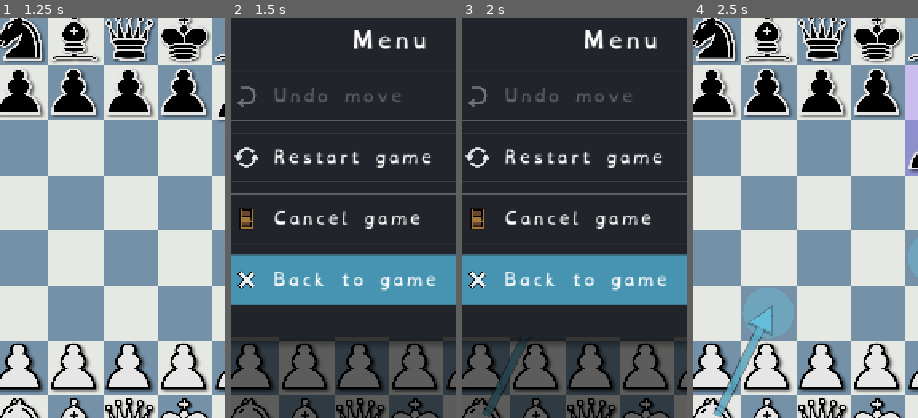
Above: before the commit, frames 1-4 (left to right).
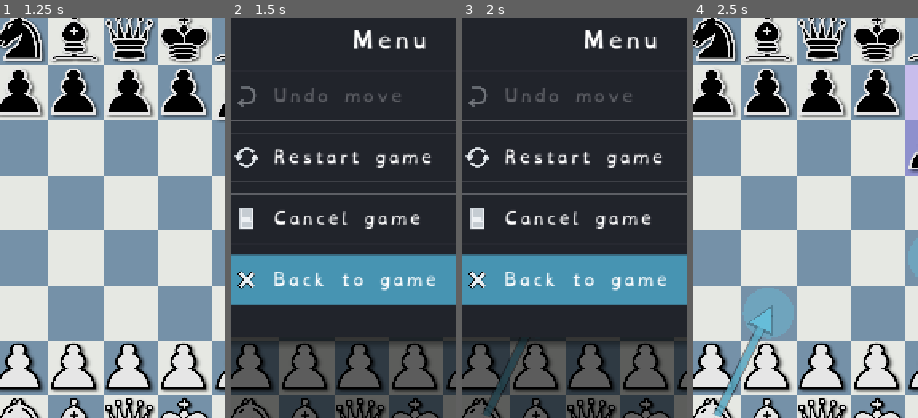
Above: after the commit, the same moments.

Repository: Hatscat/limpidchess
Game: Godot game, scene res://scenes/home.tscn
Same seed, same stepped clock (60 frames per second), same inputs: the game is played once before the commit and once after it.
Inputs (mouse positions are % of the whole screen's width and height, from its top left):
- Up to frame 1 (1.25 s): click (50, 41) at 0.5 s
- Up to frame 2 (1.5 s): click (8, 5) at 1.25 s
- Up to frame 3 (2 s): no input
- Up to frame 4 (2.5 s): click "Back to game" at 2 s
The pictures show only the part of the screen within x 15-65%, y 32-82%; the shares and areas given below are measured in that part.

Frame 1 is identical in both runs. In frame 2, 0.3% of the frame differs, in the area x 3-10%, y 47-53%; in frame 3, 0.3%; in frame 4, nothing differs.

Commit message:
feat: improve settings dialog

Diff:
--- a/scenes/home.tscn
+++ b/scenes/home.tscn
@@ -7,6 +7,7 @@
 [ext_resource type="Texture2D" uid="uid://boxc5a1vecvuj" path="res://assets/pieces/w_pawn.png" id="5_wpawn"]
 [ext_resource type="Texture2D" uid="uid://cw8pcxwr83nff" path="res://assets/pieces/b_pawn.png" id="6_bpawn"]
 [ext_resource type="Texture2D" uid="uid://dr03fdrxbna2q" path="res://assets/icons/gear.svg" id="7_gear"]
+[ext_resource type="Texture2D" uid="uid://ovf8opbnaxrt" path="res://assets/icons/close.png" id="8_close"]
 
 [sub_resource type="StyleBoxFlat" id="sb_pill"]
 content_margin_left = 14.0
@@ -347,9 +348,9 @@
 anchor_right = 0.5
 anchor_bottom = 0.5
 offset_left = -300.0
-offset_top = -312.0
+offset_top = -270.0
 offset_right = 300.0
-offset_bottom = 312.0
+offset_bottom = 270.0
 grow_horizontal = 2
 grow_vertical = 2
 theme_override_styles/panel = SubResource("sb_card")
@@ -365,6 +366,14 @@
 text = "Settings"
 horizontal_alignment = 1
 
+[node name="SoundToggle" type="Button" parent="SettingsOverlay/Card/VBox" unique_id=421554718]
+unique_name_in_owner = true
+custom_minimum_size = Vector2(0, 60)
+layout_mode = 2
+focus_mode = 0
+theme_override_font_sizes/font_size = 22
+text = "Sound"
+
 [node name="LangLabel" type="Label" parent="SettingsOverlay/Card/VBox" unique_id=1543917673]
 modulate = Color(1, 1, 1, 0.55)
 layout_mode = 2
@@ -376,24 +385,6 @@
 unique_name_in_owner = true
 layout_mode = 2
 theme_override_constants/separation = 12
-
-[node name="SoundToggle" type="Button" parent="SettingsOverlay/Card/VBox" unique_id=421554718]
-unique_name_in_owner = true
-custom_minimum_size = Vector2(0, 60)
-layout_mode = 2
-focus_mode = 0
-theme_override_font_sizes/font_size = 22
-text = "Sound"
-
-[node name="CloseBtn" type="Button" parent="SettingsOverlay/Card/VBox" unique_id=1146732593]
-custom_minimum_size = Vector2(0, 64)
-layout_mode = 2
-focus_mode = 0
-theme_override_font_sizes/font_size = 24
-theme_override_styles/normal = SubResource("sb_ghost")
-theme_override_styles/pressed = SubResource("sb_ghost")
-theme_override_styles/hover = SubResource("sb_ghost")
-text = "Close"
 
 [node name="ResetBtn" type="Button" parent="SettingsOverlay/Card/VBox" unique_id=731904882]
 unique_name_in_owner = true
@@ -408,9 +399,28 @@
 theme_override_styles/hover = SubResource("sb_ghost")
 text = "Reset save (dev)"
 
+[node name="CloseX" type="Button" parent="SettingsOverlay" unique_id=1146732594]
+layout_mode = 1
+anchors_preset = 8
+anchor_left = 0.5
+anchor_top = 0.5
+anchor_right = 0.5
+anchor_bottom = 0.5
+offset_left = 216.0
+offset_top = -256.0
+offset_right = 280.0
+offset_bottom = -192.0
+grow_horizontal = 2
+grow_vertical = 2
+focus_mode = 0
+icon = ExtResource("8_close")
+flat = true
+icon_alignment = 1
+expand_icon = true
+
 [connection signal="pressed" from="TopBar/Settings" to="." method="_on_settings_pressed"]
 [connection signal="pressed" from="Center/VBox/PlayCard" to="." method="_on_play_pressed"]
 [connection signal="pressed" from="Center/VBox/PassPlay" to="." method="_on_pass_play_pressed"]
 [connection signal="pressed" from="SettingsOverlay/Card/VBox/SoundToggle" to="." method="_on_sound_pressed"]
-[connection signal="pressed" from="SettingsOverlay/Card/VBox/CloseBtn" to="." method="_on_settings_close"]
 [connection signal="pressed" from="SettingsOverlay/Card/VBox/ResetBtn" to="." method="_on_reset_pressed"]
+[connection signal="pressed" from="SettingsOverlay/CloseX" to="." method="_on_settings_close"]
--- a/scripts/home.gd
+++ b/scripts/home.gd
@@ -138,7 +138,10 @@
 
 func _on_language_chosen(code: String) -> void:
 	if code == GameManager.current_language():
-		settings_overlay.visible = false
-		return
+		return  # already active; keep the dialog open (they may want sound too)
 	GameManager.set_language(code)
-	GameManager.go_to_home()  # reload so every string (incl. code-built) re-renders
+	# The locale switches live: auto-translated labels update themselves, but the
+	# strings we build in code must be refreshed. We deliberately keep Settings open.
+	_refresh_games()
+	_refresh_sound_btn()
+	_build_lang_list()  # rebuild so the selected-language highlight moves
Binary file changed: assets/icons/exit.png
